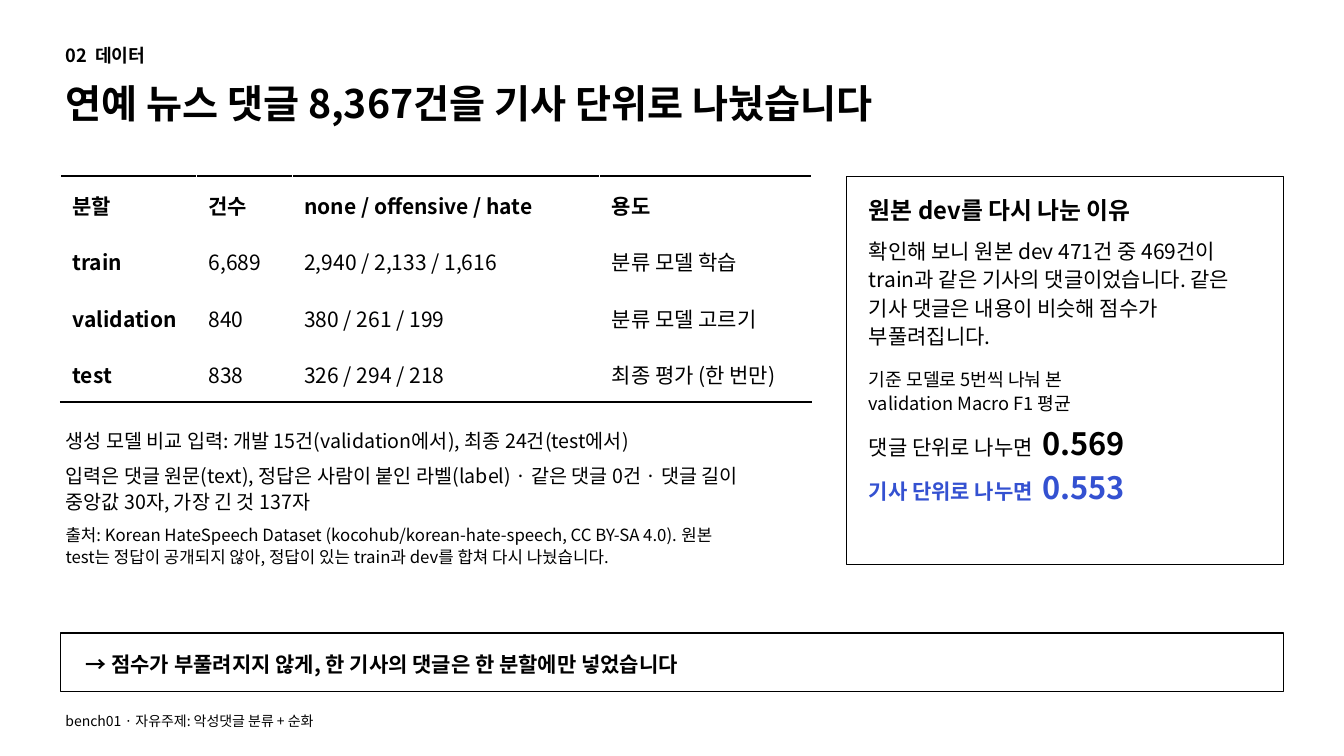
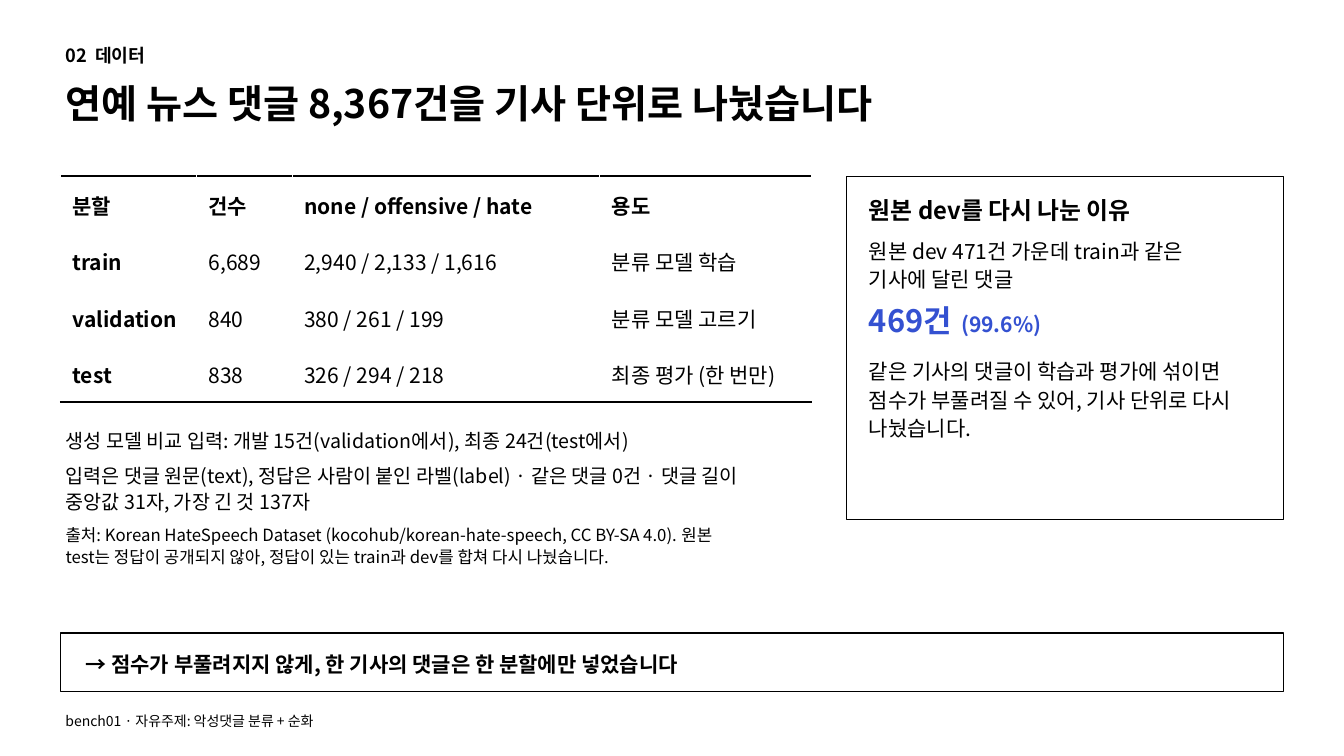
Before and after one commit to LLM-project-02/model-benchmark-lab, a slide deck: slide 3 of artifacts/step_by_step/comments/bench01/demo/bench01_comments_slides_심플_피드백반영.pptx. Drawn at 1344x756 pixels with LibreOffice and Linux fonts; fonts in the diff are those of the drawing. Boxes give left, top, right and bottom in pixels: in the first picture for what was removed or moved away, otherwise in the second. Text is boxed around its words. In the diff, an @@ line names an element or a change of style, - is before the commit and + after.

```diff
--- a/artifacts/step_by_step/comments/bench01/demo/bench01_comments_slides_심플_피드백반영.pptx
+++ b/artifacts/step_by_step/comments/bench01/demo/bench01_comments_slides_심플_피드백반영.pptx
@@ rectangle "원본 dev를 다시 나눈 이유": place and size @@
-rectangle "원본 dev를 다시 나눈 이유" at (847, 176, 1284, 565)
+rectangle "원본 dev를 다시 나눈 이유" at (847, 176, 1284, 519)
@@ text in rectangle at (869, 241, 1232, 438): text changed @@
-확인해 보니 원본 dev 471건 중 469건이
-train과 같은 기사의 댓글이었습니다. 같은
-기사 댓글은 내용이 비슷해 점수가
-부풀려집니다.
-기준 모델로 5번씩 나눠 본
-validation Macro F1 평균
-댓글 단위로 나누면 0.569
-기사 단위로 나누면 0.553
+원본 dev 471건 가운데 train과 같은
+기사에 달린 댓글
+469건 (99.6%)
+같은 기사의 댓글이 학습과 평가에 섞이면
+점수가 부풀려질 수 있어, 기사 단위로 다시
+나눴습니다.
@@ text at (66, 466, 738, 513): text changed @@
-입력은 댓글 원문(text), 정답은 사람이 붙인 라벨(label) · 같은 댓글 0건 · 댓글 길이
-중앙값 30자, 가장 긴 것 137자
+입력은 댓글 원문(text), 정답은 사람이 붙인 라벨(label) · 같은 댓글 0건 · 댓글 길이
+중앙값 31자, 가장 긴 것 137자
```
Also in this commit, not shown: 6 other slides changed, 1 slide removed, 6 other files.
